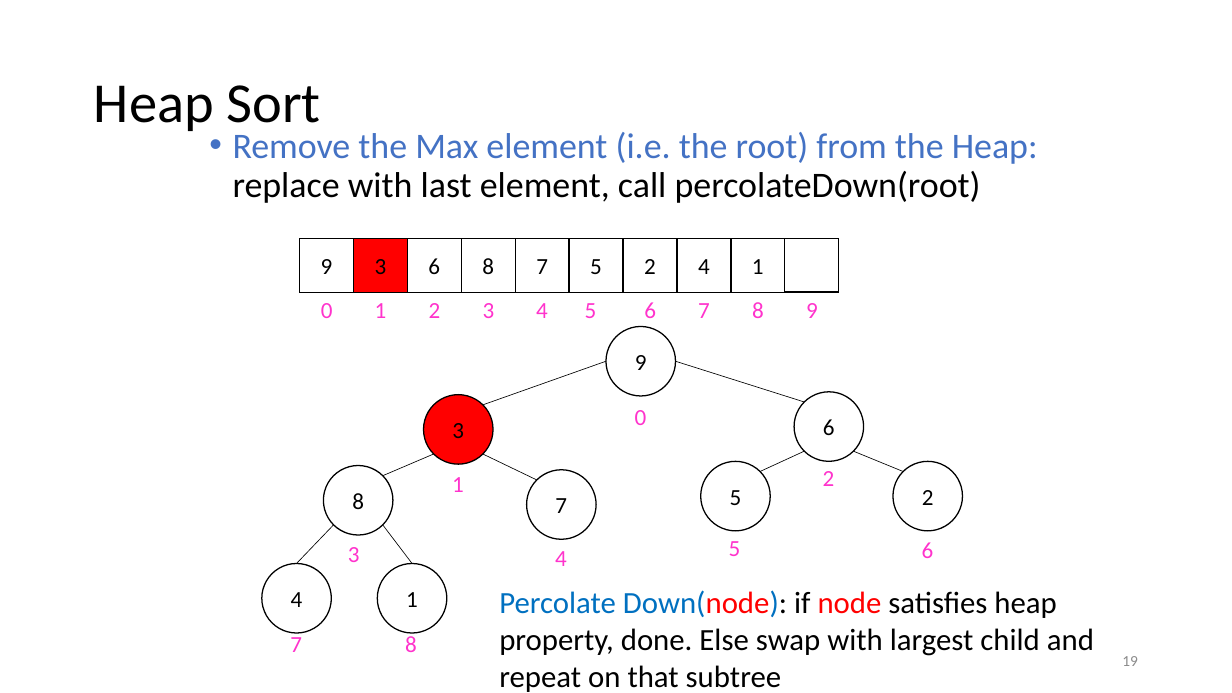
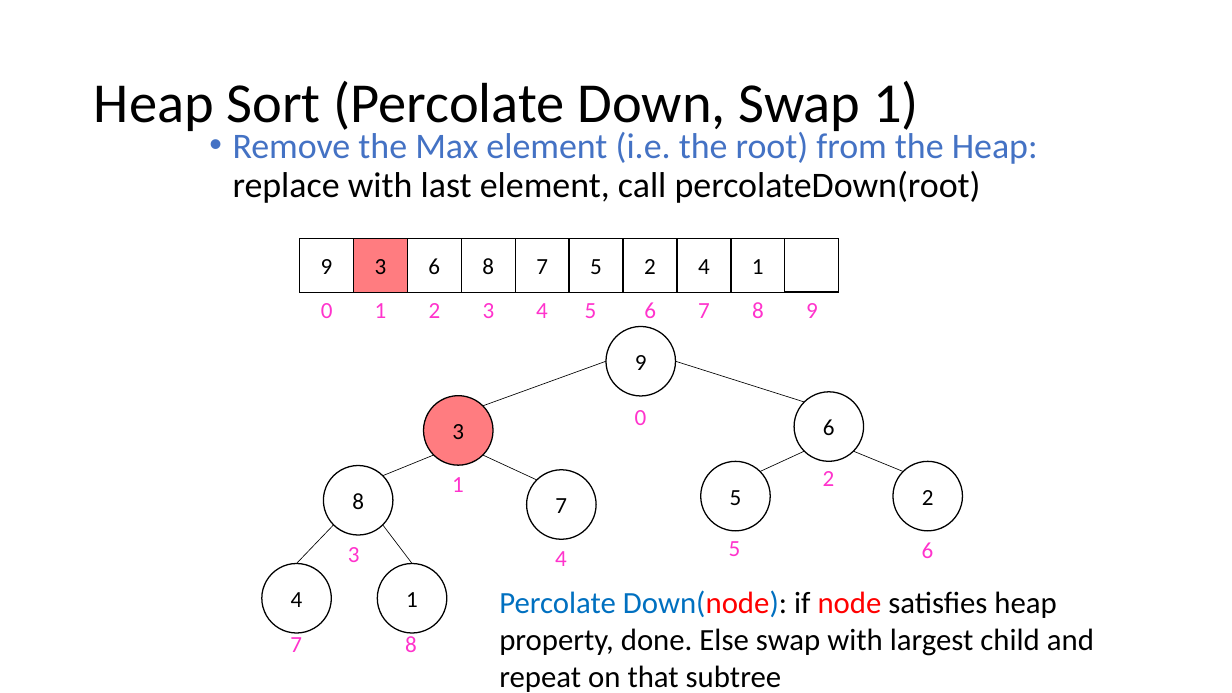
Before and after one commit to natebrunelle/cse332, a slide deck: slide 38 of demo_site/files/slides/lecture12_sorting1_inka.pptx (slide 19 before the commit). Drawn at 1232x693 pixels with LibreOffice and Linux fonts; fonts in the diff are those of the drawing. Boxes give left, top, right and bottom in pixels: in the first picture for what was removed or moved away, otherwise in the second. Text is boxed around its words. In the diff, an @@ line names an element or a change of style, - is before the commit and + after.

```diff
--- a/demo_site/files/slides/lecture12_sorting1_inka.pptx
+++ b/demo_site/files/slides/lecture12_sorting1_inka.pptx
@@ title at (94,81,919,135): text changed @@
-Heap Sort
+Heap Sort (Percolate Down, Swap 1)
@@ rectangle "3" at (354,238,408,292): fill #FF0000 to #FF7C80 @@
@@ ellipse "3" at (423,396,493,465): fill #FF0000 to #FF7C80 @@
@@ page number removed at (1122,656,1138,666) @@
-19
```
Also in this commit, not shown: 29 other slides changed, 17 slides added, 26 slides removed, 6 other files.
